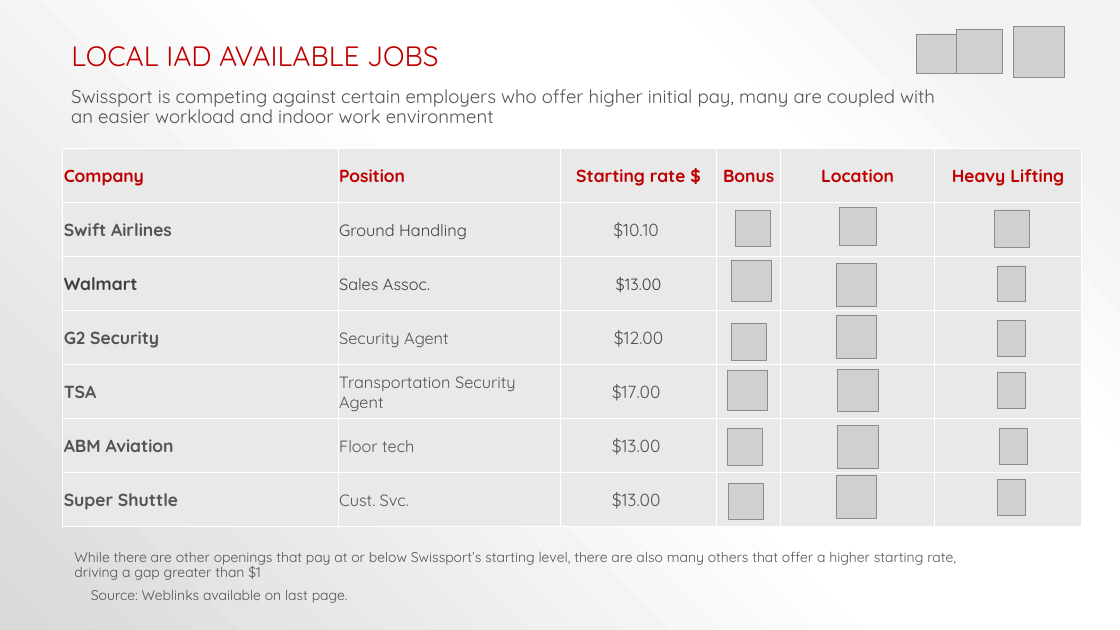
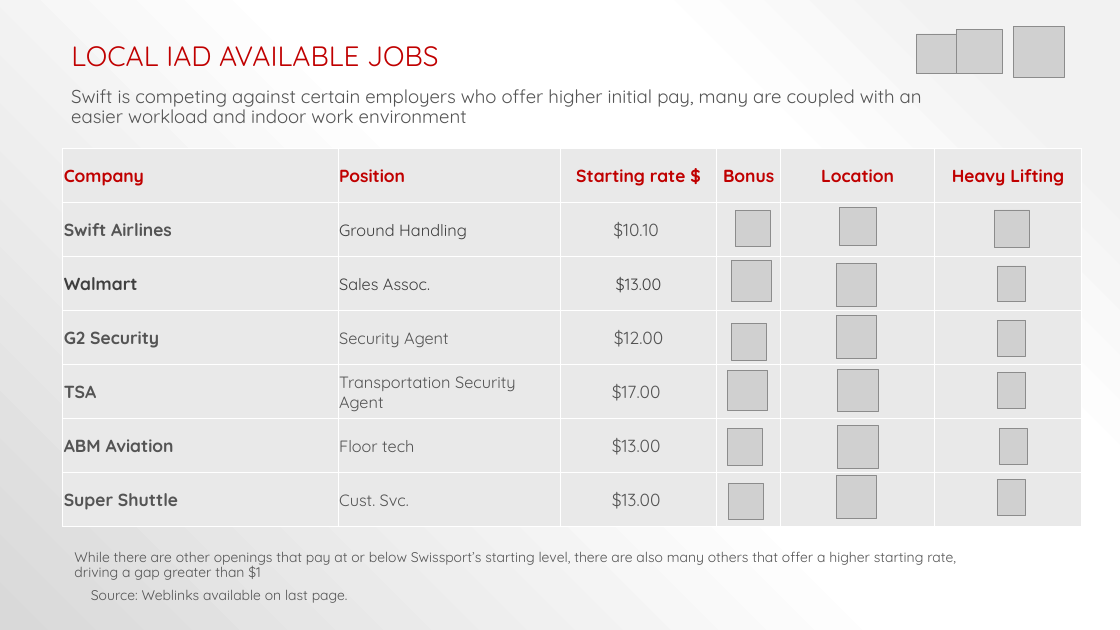
Before and after one commit to kirundar/KM-Airlines, a slide deck: slide 12 of Turnover Analysis IAD.pptx. Drawn at 1120x630 pixels with LibreOffice and Linux fonts; fonts in the diff are those of the drawing; grey boxes stand for pictures. Boxes give left, top, right and bottom in pixels: in the first picture for what was removed or moved away, otherwise in the second. Text is boxed around its words. In the diff, an @@ line names an element or a change of style, - is before the commit and + after.

```diff
--- a/Turnover Analysis IAD.pptx
+++ b/Turnover Analysis IAD.pptx
@@ text at box(71, 89, 922, 123): text changed @@
-Swissport is competing against certain employers who offer higher initial pay, many are coupled with an easier workload and indoor work environment
+Swift is competing against certain employers who offer higher initial pay, many are coupled with an easier workload and indoor work environment
```
Also in this commit, not shown: 2 other slides changed.
